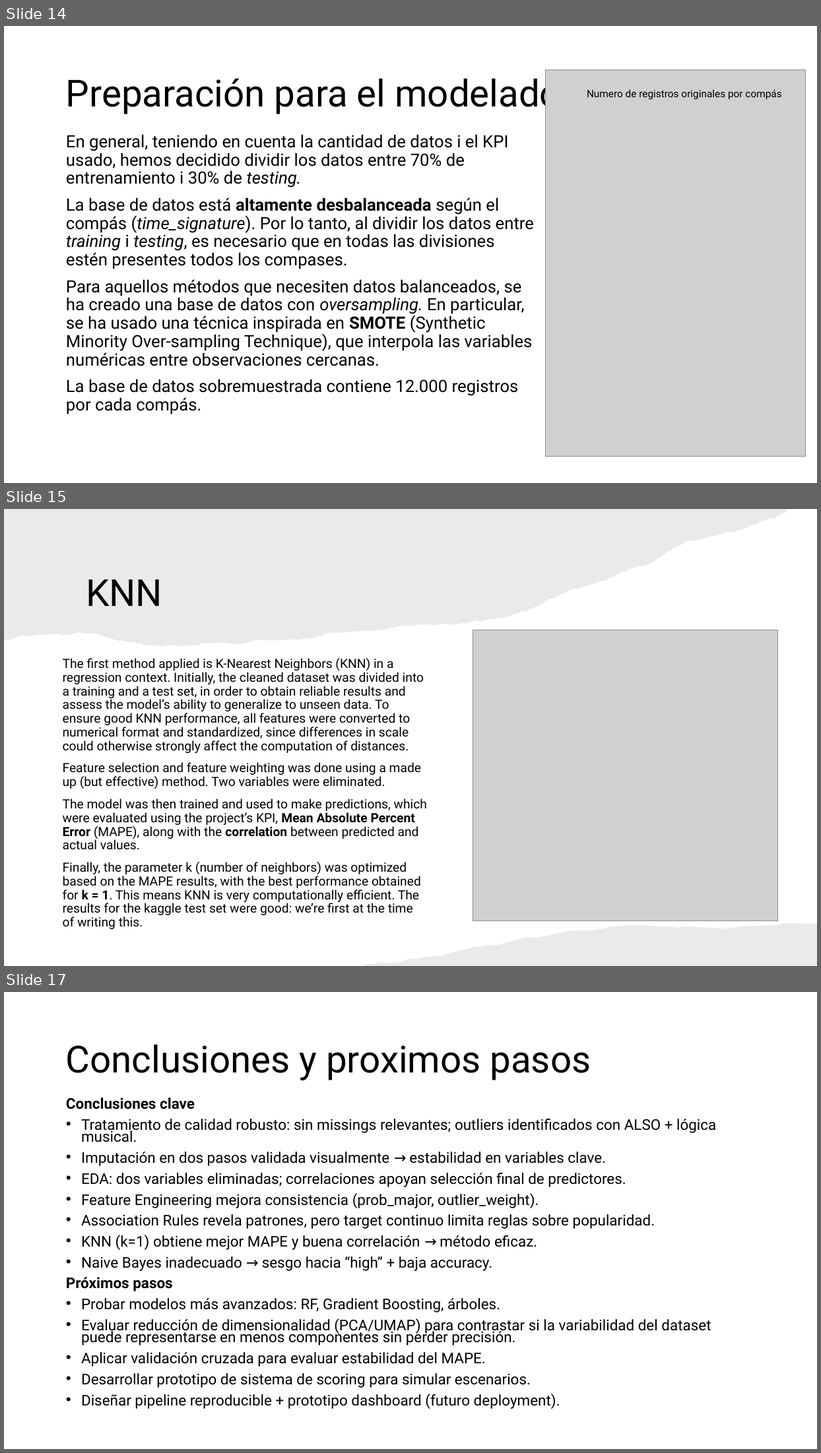
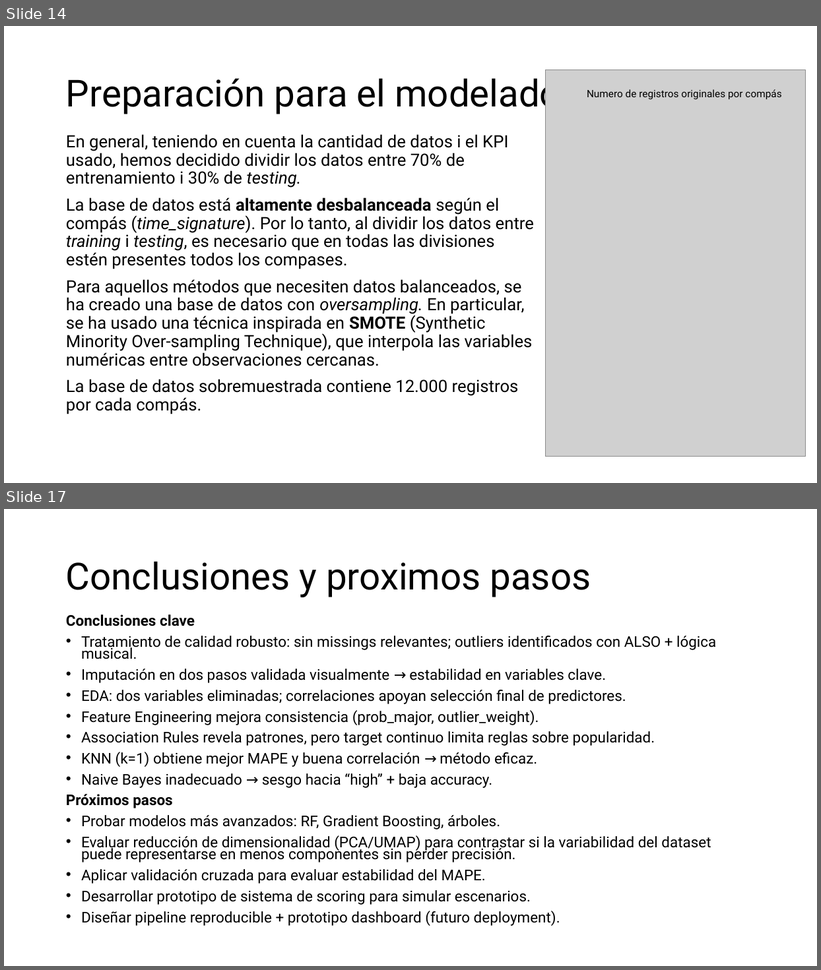
Before and after one commit to benet1one/Mineria, a slide deck: Report_definitivo2.pptx. Shown one above the other, each under a label of ours: slides 14, 15 and 17 before the commit, slides 14 and 17 after it; the slides between them are not shown. The pictures are 821x1453 and 821x970 pixels, drawn with LibreOffice and Linux fonts; fonts in the diff are those of the drawing; grey boxes stand for pictures. Boxes give left, top, right and bottom in pixels: in the first picture for what was removed or moved away, otherwise in the second. Text is boxed around its words. In the diff, an @@ line names an element or a change of style, - is before the commit and + after.

```diff
--- a/Report_definitivo2.pptx
+++ b/Report_definitivo2.pptx
@@ slide 15 removed at [4, 509, 817, 966], background #FFFFFF @@
@@ freeform shape removed at [4, 509, 789, 646] @@
@@ title removed at [86, 580, 162, 606] @@
-KNN
@@ picture removed at [473, 630, 778, 921] @@
@@ text removed at [63, 657, 427, 929] @@
-The first method applied is K-Nearest Neighbors (KNN) in a regression context. Initially, the cleaned dataset was divided into a training and a test set, in order to obtain reliable results and assess the model’s ability to generalize to unseen data. To ensure good KNN performance, all features were converted to numerical format and standardized, since differences in scale could otherwise strongly affect the computation of distances.
-Feature selection and feature weighting was done using a made up (but effective) method. Two variables were eliminated.
-The model was then trained and used to make predictions, which were evaluated using the project’s KPI, Mean Absolute Percent Error (MAPE), along with the correlation between predicted and actual values.
-Finally, the parameter k (number of neighbors) was optimized based on the MAPE results, with the best performance obtained for k = 1. This means KNN is very computationally efficient. The results for the kaggle test set were good: we’re first at the time of writing this.
@@ freeform shape removed at [363, 923, 817, 966] @@
```
Also in this commit, not shown: 1 slide changed, 1 slide added, 1 other file.
